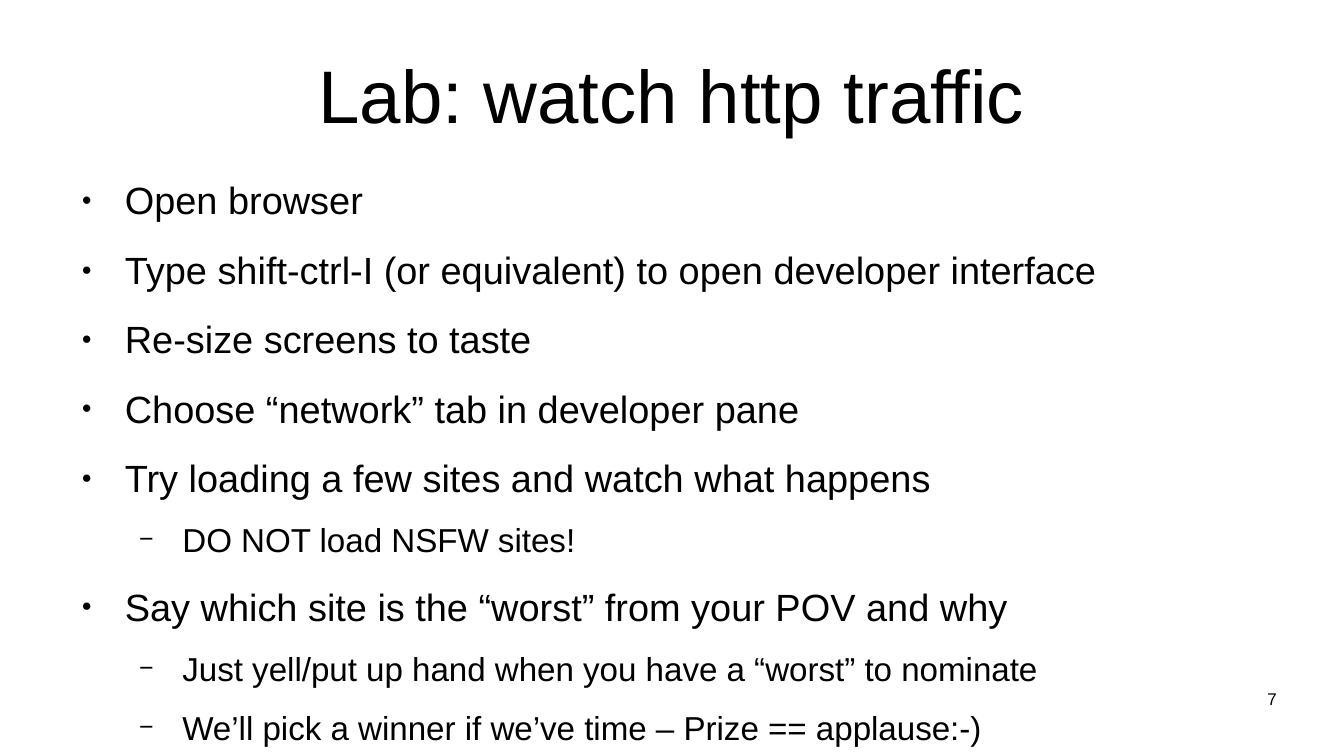
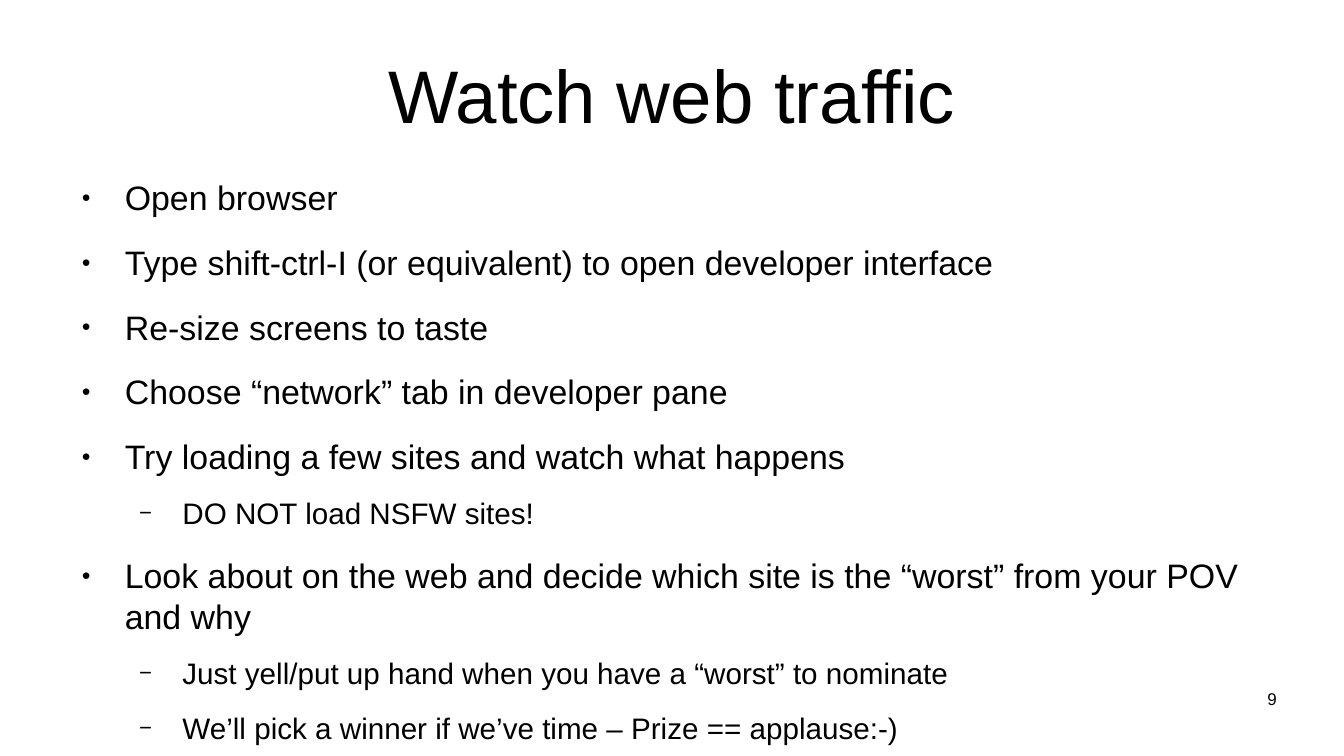
Before and after one commit to sftcd/witidtm, a slide deck: slide 9 of lectures/2022-2023/labs.odp (slide 7 before the commit). Drawn at 1344x756 pixels with LibreOffice and Linux fonts; fonts in the diff are those of the drawing. Boxes give left, top, right and bottom in pixels: in the first picture for what was removed or moved away, otherwise in the second. Text is boxed around its words. In the diff, an @@ line names an element or a change of style, - is before the commit and + after.

```diff
--- a/lectures/2022-2023/labs.odp
+++ b/lectures/2022-2023/labs.odp
@@ title at <box>388,69,955,124</box>: text changed @@
-Lab: watch http traffic
+Watch web traffic
@@ text at <box>125,185,993,745</box>: size 22.4 to 20 pt in "Open browser", "Type shift-ctrl-I (or equivalent) to open developer ...", "Re-size screens to taste", "Choose “network” tab in developer pane" and 1 more places; size 19.6 to 17.5 pt in "DO NOT load NSFW sites!", "Just yell/put up hand when you have ...", "We’ll pick a winner if we’ve time ..." @@
@@ text at <box>125,563,1238,636</box>: text changed; size 22.4 to 20 pt @@
-● Say which site is the “worst” from your POV and why
+● Look about on the web and decide which site is the “worst” from your POV and why
@@ page number at <box>1267,693,1276,705</box>: text changed @@
-7
+9
```
Also in this commit, not shown: 9 other slides changed, 8 slides added, 5 slides removed, 1 other file.
